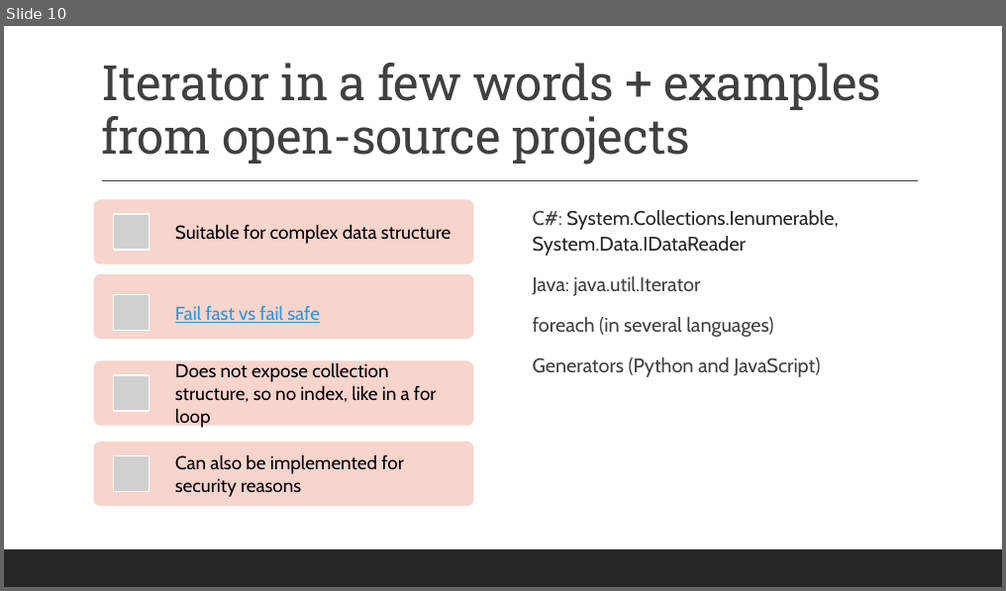
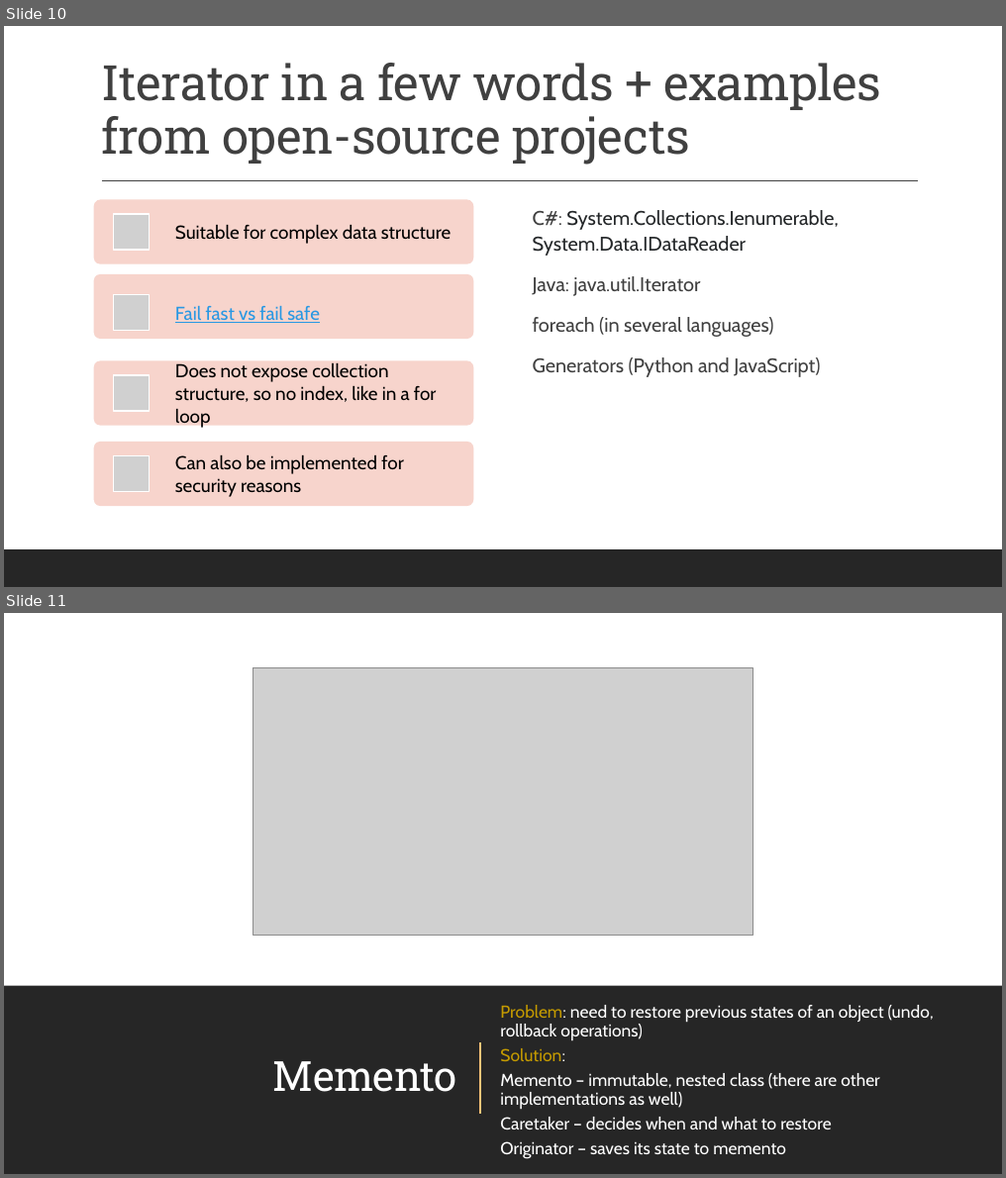
Before and after one commit to amturian/design-patterns, a slide deck: PPT Presentations/DesignPatterns-BehavioralPatterns.pptx. Shown one above the other, each under a label of ours: slide 10 before the commit, slides 10 and 11 after it. The pictures are 1006x591 and 1006x1178 pixels, drawn with LibreOffice and Linux fonts; fonts in the diff are those of the drawing; grey boxes stand for pictures. Boxes give left, top, right and bottom in pixels: in the first picture for what was removed or moved away, otherwise in the second. Text is boxed around its words. In the diff, an @@ line names an element or a change of style, - is before the commit and + after.

Commit message:
add memento slides

```diff
--- a/PPT Presentations/DesignPatterns-BehavioralPatterns.pptx
+++ b/PPT Presentations/DesignPatterns-BehavioralPatterns.pptx
@@ slide 11 added at (4,613,1002,1174), background #FFFFFF @@
@@ rectangle added at (4,613,1002,1174), fill #FFFFFF @@
@@ picture added at (252,667,752,935) @@
@@ rectangle added at (4,988,1002,1174), fill #262626 @@
@@ rectangle added at (4,986,1002,1174), fill #262626 @@
@@ text added at (500,1005,934,1159), 16.6 pt, text #FFFFFF @@
+Problem: need to restore previous states of an object (undo, rollback operations)
+Solution:
+Memento – immutable, nested class (there are other implementations as well)
+Caretaker – decides when and what to restore
+Originator – saves its state to memento
@@ line added from (481, 1043) to (481, 1114), #FFC578 1.5 pt @@
@@ title added at (273,1061,456,1092), 40 pt, text #FFFFFF @@
+Memento
@@ rectangle added at (4,1137,1002,1174), fill #262626 @@
```
Also in this commit, not shown: 1 other slide added.
